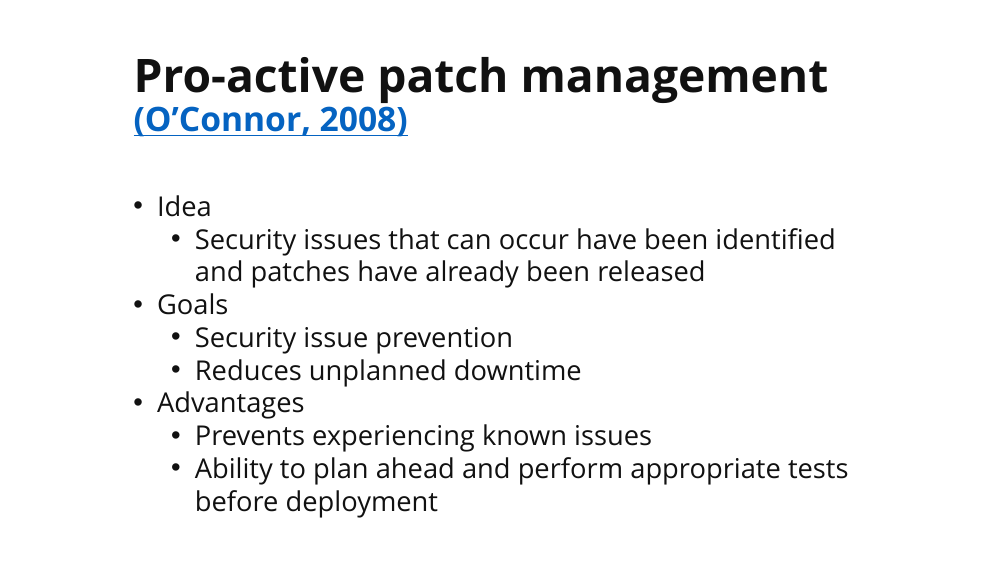
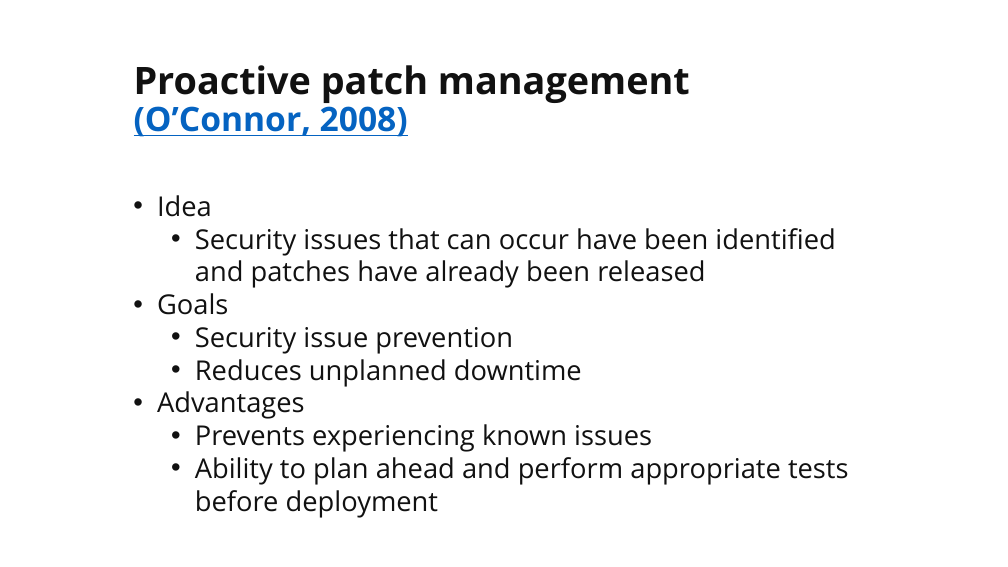
Before and after one commit to martymcflywa/ecu, a slide deck: slide 9 of year_1/sem_2/CSI1101_computer_security/0b_assignment_2_[22MAY15_0900]/dev/CSI1101_PONCE_A2_v02.pptx (slide 10 before the commit). Drawn at 1008x567 pixels with LibreOffice and Linux fonts; fonts in the diff are those of the drawing. Boxes give left, top, right and bottom in pixels: in the first picture for what was removed or moved away, otherwise in the second. Text is boxed around its words. In the diff, an @@ line names an element or a change of style, - is before the commit and + after.

```diff
--- a/year_1/sem_2/CSI1101_computer_security/0b_assignment_2_[22MAY15_0900]/dev/CSI1101_PONCE_A2_v02.pptx
+++ b/year_1/sem_2/CSI1101_computer_security/0b_assignment_2_[22MAY15_0900]/dev/CSI1101_PONCE_A2_v02.pptx
@@ title at <box>134,65,690,137</box>: text changed; size 44 to 36 pt @@
-Pro-active patch management
-(O’Connor, 2008)
+Proactive patch management
+(O’Connor, 2008)
```
Also in this commit, not shown: 17 other slides changed, 19 slides added, 47 slides removed, 1 other file.
